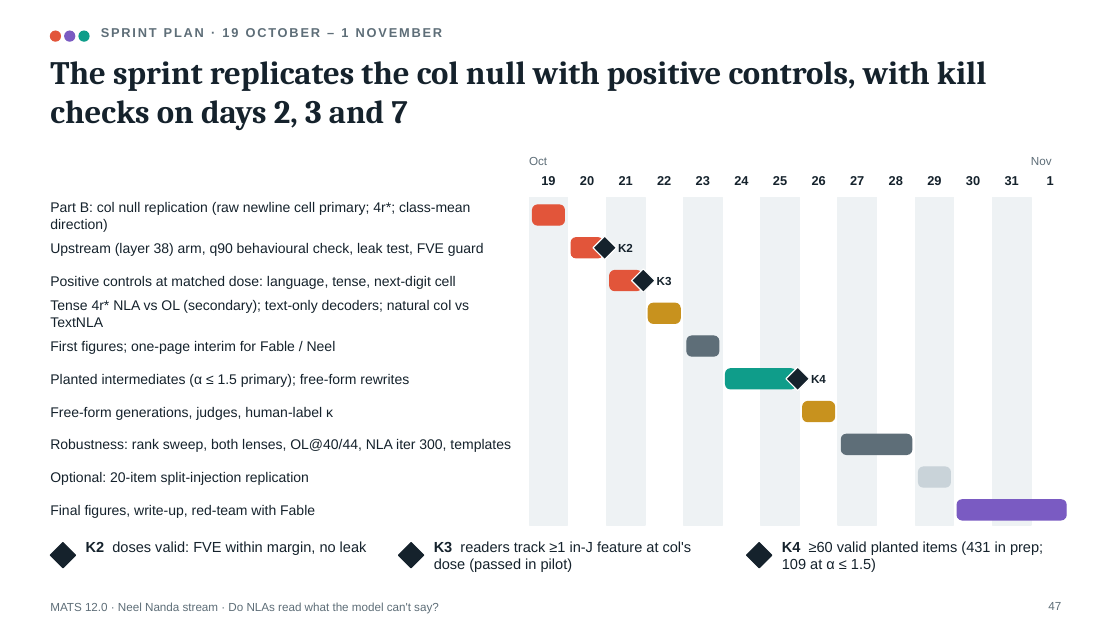
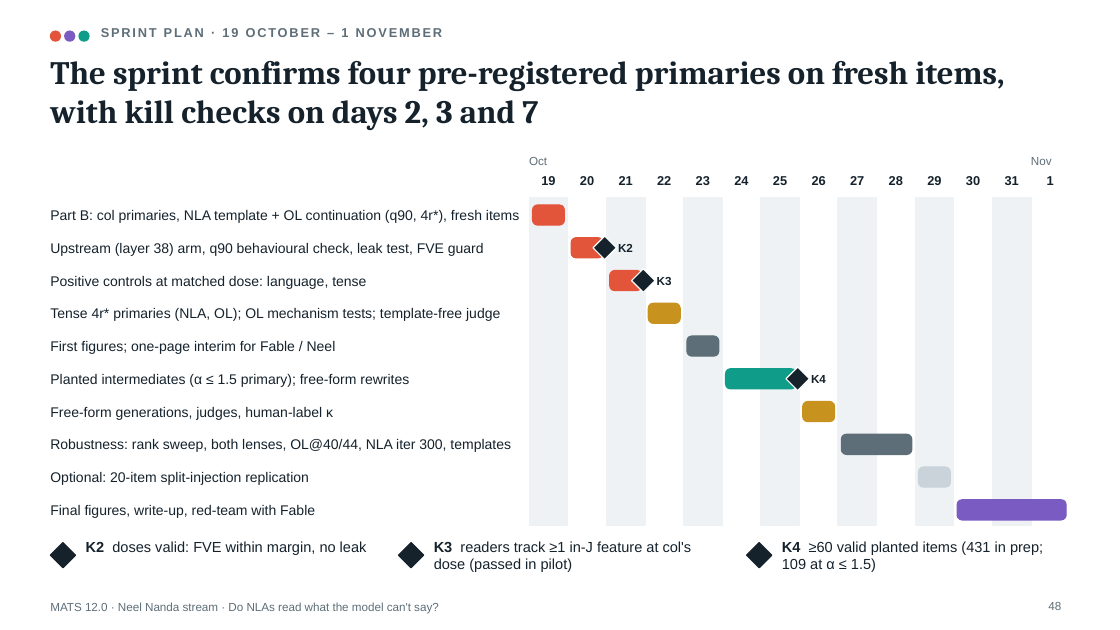
Before and after one commit to Jarus77/mats-nla-workspace, a slide deck: slide 48 of deck/mats_nla_workspace.pptx (slide 47 before the commit). Drawn at 1120x630 pixels with LibreOffice and Linux fonts; fonts in the diff are those of the drawing. Boxes give left, top, right and bottom in pixels: in the first picture for what was removed or moved away, otherwise in the second. Text is boxed around its words. In the diff, an @@ line names an element or a change of style, - is before the commit and + after.

```diff
--- a/deck/mats_nla_workspace.pptx
+++ b/deck/mats_nla_workspace.pptx
@@ title at box(50, 61, 1004, 130): text changed @@
-The sprint replicates the col null with positive controls, with kill checks on days 2, 3 and 7
+The sprint confirms four pre-registered primaries on fresh items, with kill checks on days 2, 3 and 7
@@ text at box(50, 210, 519, 223): text changed @@
-Part B: col null replication (raw newline cell primary; 4r*; class-mean direction)
+Part B: col primaries, NLA template + OL continuation (q90, 4r*), fresh items
@@ text at box(50, 276, 366, 289): text changed @@
-Positive controls at matched dose: language, tense, next-digit cell
+Positive controls at matched dose: language, tense
@@ text at box(50, 308, 500, 321): text changed @@
-Tense 4r* NLA vs OL (secondary); text-only decoders; natural col vs TextNLA
+Tense 4r* primaries (NLA, OL); OL mechanism tests; template-free judge
@@ page number at box(1048, 602, 1061, 610): text changed @@
-47
+48
```
Also in this commit, not shown: 22 other slides changed, 2 slides added, 1 slide removed, 9 other files.
